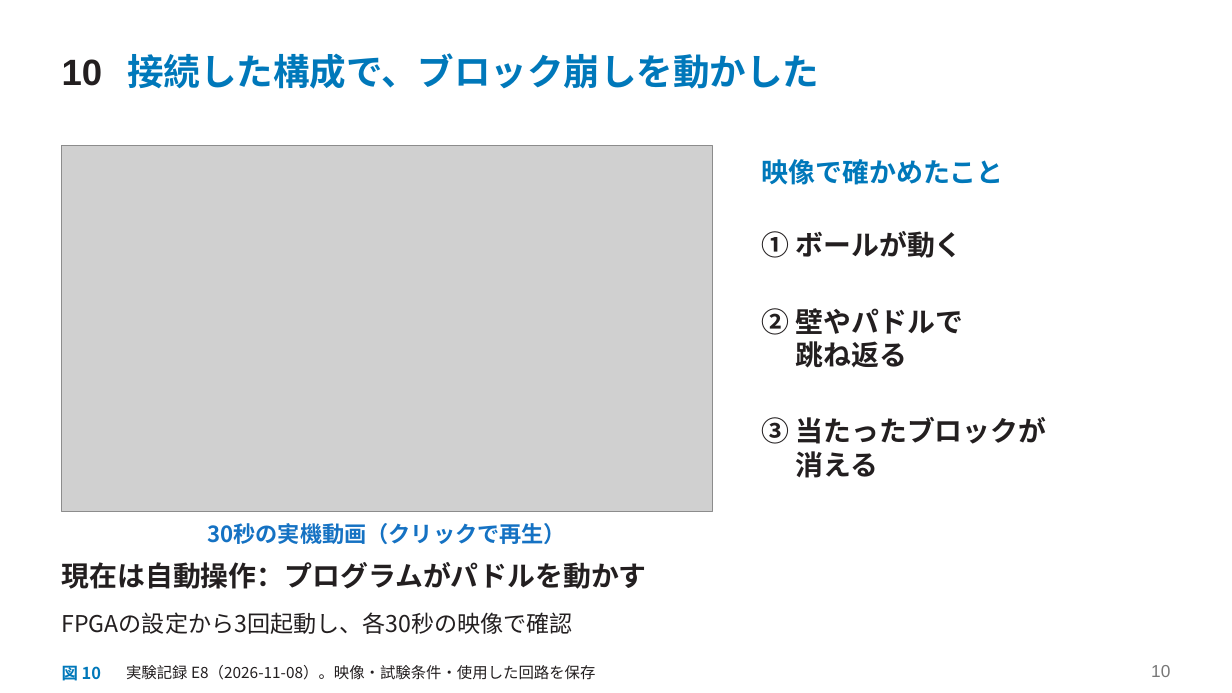
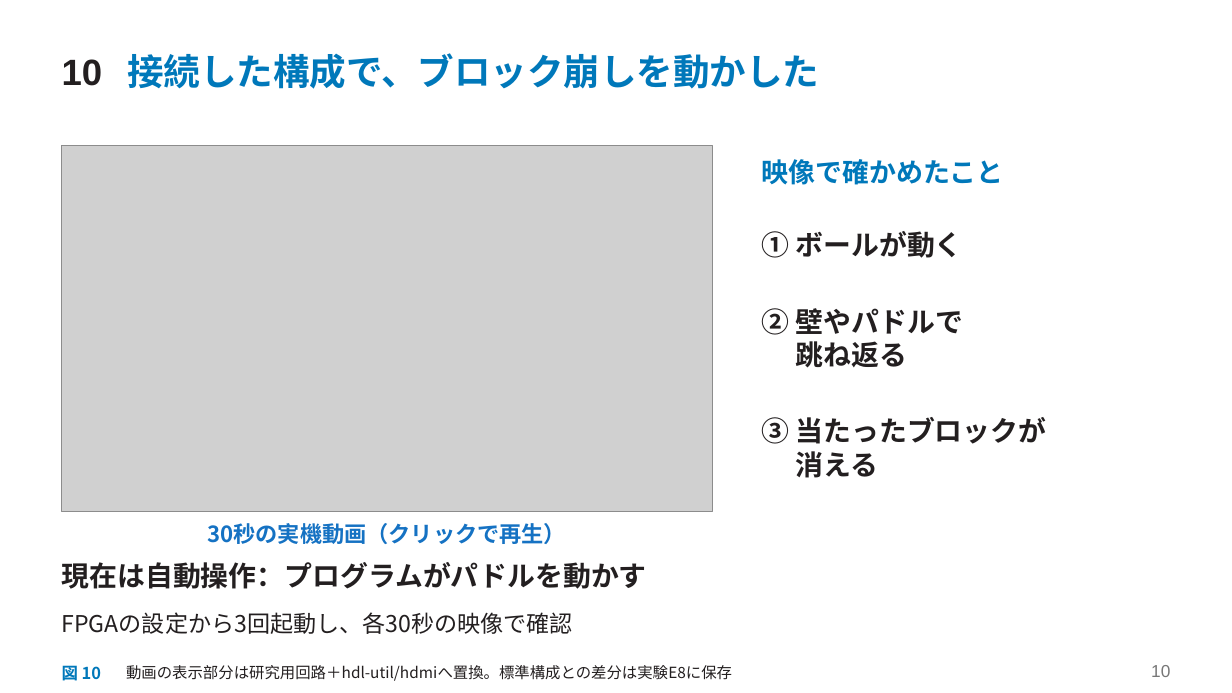
Before and after one commit to SoshiroFujimori/wally-game-console-research, a slide deck: slide 10 of docs/presentation/中間発表_主要事項.pptx. Drawn at 1232x693 pixels with LibreOffice and Linux fonts; fonts in the diff are those of the drawing; grey boxes stand for pictures. Boxes give left, top, right and bottom in pixels: in the first picture for what was removed or moved away, otherwise in the second. Text is boxed around its words. In the diff, an @@ line names an element or a change of style, - is before the commit and + after.

```diff
--- a/docs/presentation/中間発表_主要事項.pptx
+++ b/docs/presentation/中間発表_主要事項.pptx
@@ text at bbox=[126, 665, 732, 681]: text changed @@
-実験記録 E8（2026-11-08）。映像・試験条件・使用した回路を保存
+動画の表示部分は研究用回路＋hdl-util/hdmiへ置換。標準構成との差分は実験E8に保存
```
Also in this commit, not shown: 7 other slides changed, 14 other files.
